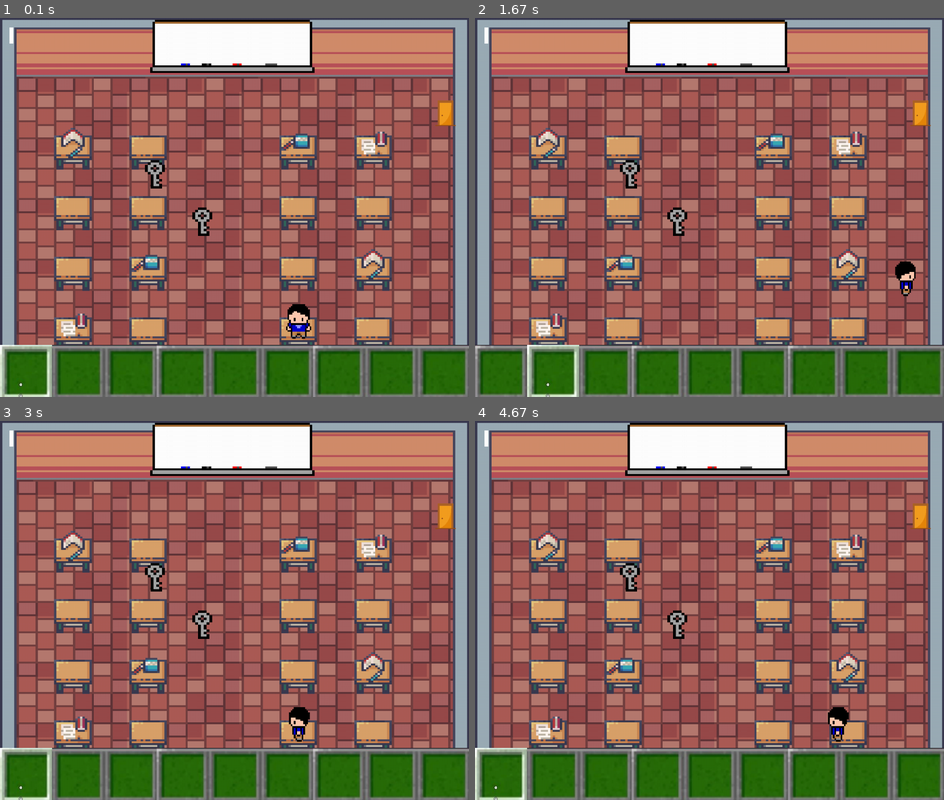
Above: before the commit, frames 1-4 (two rows, left to right).
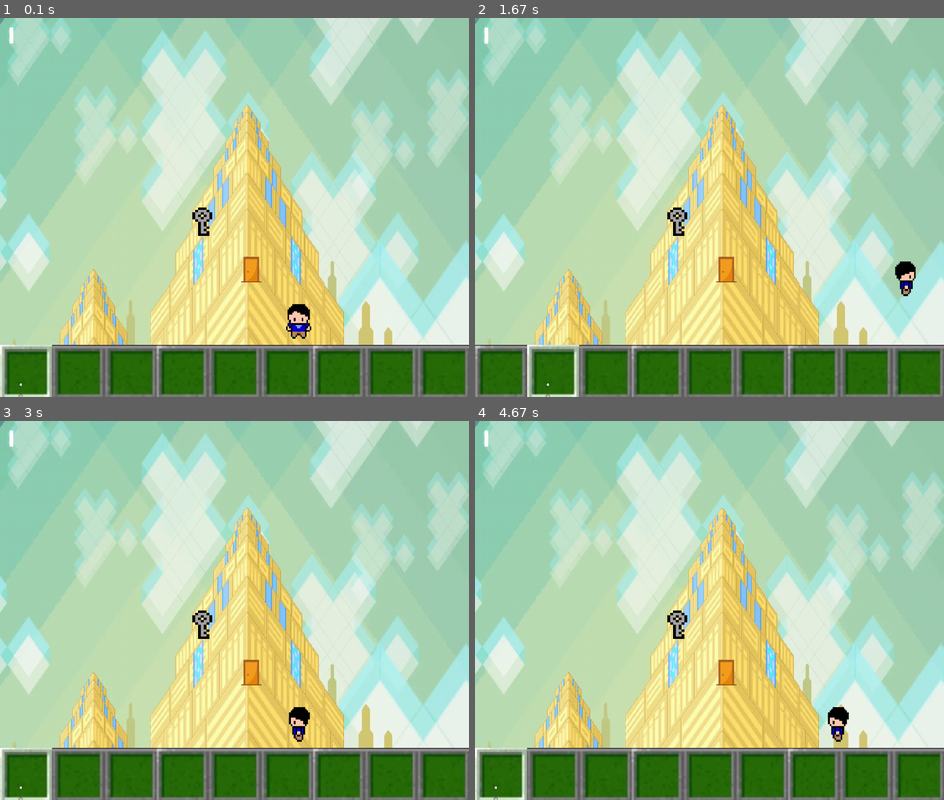
Above: after the commit, the same moments.

Repository: Aaronlongstocking97/Group-11-Pygame-Project
Game: pygame game, started from main.py
Same seed, same stepped clock (60 frames per second), same inputs: the game is played once before the commit and once after it.
Inputs:
- Up to frame 1 (0.1 s): no input
- Up to frame 2 (1.67 s): hold Right 0.33-0.8 s; hold Up 0.83-1.13 s; hold Right 1.17-1.63 s; hold D 1.17-1.63 s
- Up to frame 3 (3 s): hold Left 1.67-2.2 s; hold A 1.67-2.2 s; hold Down 2.23-2.53 s; hold Left 2.57-2.97 s; hold A 2.57-2.97 s
- Up to frame 4 (4.67 s): hold Up 3-3.37 s; hold Right 3.4-4.03 s; hold D 3.4-4.03 s; hold Down 4.07-4.43 s; hold Left from 4.47 s (still down); hold A from 4.47 s (still down)

The runs differ from the first frame. In frame 1, 86% of the frame differs, in the area x 0-100%, y 0-87%; in frame 2, 86%; in frame 3, 86%; in frame 4, 86%.

Commit message:
let the room to init itself

Diff:
--- a/GameSprites.py
+++ b/GameSprites.py
@@ -16,9 +16,9 @@
 
 BAG_IMAGE = "assets/items/bag.png"
 HOVER_IMAGE = "assets/items/hover.png"
-ROOM1 = "assets/rooms/mathroom.png"
+MATH_ROOM = "assets/rooms/mathroom.png"
 ROOM1WALLS = "assets/rooms/mathroom_clutter.png"
-ROOM2 = "assets/background2.png"
+HALLWAY = "assets/rooms/background2.png"
 
 
 # class GameSprite(pygame.sprite.Sprite, ABC):
--- a/MainGame.py
+++ b/MainGame.py
@@ -1,12 +1,14 @@
 import pygame
 from GameSprites import *
 from item import *
-from Player import Player
+from Player import *
 from bag import *
 from scene import *
 from door import *
 from dialog import *
 from key import *
+from mathroom import *
+from hallway import *
 
 # Does this still need to take in an object?
 
@@ -28,7 +30,7 @@
 
     def startGame(self):
         # Set the current room to the first room in the game.
-        self.current_room = self.room1
+        self.current_room = self.hallway
 
         while True:
             # frame rate 60 hz
@@ -48,66 +50,17 @@
         # create the player and set the position of player(testing)
         self.player = Player("assets/chararcter/character_front.png", (60, 80))
         self.player.set_position(600, 600)
-        # Create the first room
-        self.room1 = RoomOne(ROOM1)
-        # Create the second room
-        self.room2 = RoomTwo(ROOM2)
-        # Add a spice of dialog to the mix
+
+        # create rooms
+        self.math_room = MathRoom(MATH_ROOM)
+        self.hallway = Hallway(HALLWAY)
+
+        # initialize rooms
+        self.math_room.init_math_room(self)
+        self.hallway.init_hallway(self)
+
         self.dialog = Dialog()
 
-        self.door2 = Door("assets/items/door.png", ITEM_SIZE)
-        self.door2.init_door(self.room2, self.room1, (500, 500), (910, 170))
-
-        self.key2 = Key("assets/items/key.png", ITEM_SIZE)
-        self.key2.init_key(self.room2, self.door2, (400, 400),
-                           "This is the key for door2")
-
-        # The items in room one
-        self.door1 = Door("assets/items/door.png", ITEM_SIZE)
-        self.door1.init_door(self.room1, self.room2, (910, 170), (500, 500))
-
-        self.key1 = Key("assets/items/key.png", ITEM_SIZE)
-        self.key1.init_key(self.room1, self.door1, (400, 400),
-                           "This is the key for door1")
-
-        # normal item
-        self.item2 = Item("assets/items/key.png", ITEM_SIZE)
-        self.item2.set_position(300, 300)
-        self.item2.description = "This is just an item"
-        self.room1.itemsGroup.add(self.item2)
-
-        # The items in room two
-        # self.item3 = Item("assets/items/key.png", ITEM_SIZE)
-        # self.item3.set_position(200, 200)
-        # self.item4 = Item("assets/items/key.png", ITEM_SIZE)
-        # self.item4.set_position(300, 300)
-        # self.item5 = Item("assets/items/key.png", ITEM_SIZE)
-        # self.item5.set_position(400, 400)
-        # self.item6 = Item("assets/items/key.png", ITEM_SIZE)
-        # self.item6.set_position(100, 100)
-        # self.item7 = Item("assets/items/key.png", ITEM_SIZE)
-        # self.item7.set_position(50, 50)
-        # self.item8 = Item("assets/items/key.png", ITEM_SIZE)
-        # self.item8.set_position(250, 250)
-        # self.item9 = Item("assets/items/key.png", ITEM_SIZE)
-        # self.item9.set_position(200, 300)
-        # self.item0 = Item("assets/items/key.png", ITEM_SIZE)
-        # self.item0.set_position(200, 400)
-        # self.key11 = Item("assets/items/key.png", ITEM_SIZE)
-        # self.key11.set_position(200, 600)
-        # self.key12 = Item("assets/items/key.png", ITEM_SIZE)
-        # self.key12.set_position(200, 500)
-
-        # self.room2.itemsGroup.add(self.item3)
-        # self.room2.itemsGroup.add(self.item4)
-        # self.room2.itemsGroup.add(self.item5)
-        # self.room2.itemsGroup.add(self.item6)
-        # self.room2.itemsGroup.add(self.item7)
-        # self.room2.itemsGroup.add(self.item8)
-        # self.room2.itemsGroup.add(self.item9)
-        # self.room2.itemsGroup.add(self.item0)
-        # self.room2.itemsGroup.add(self.key11)
-        # self.room2.itemsGroup.add(self.key12)
 
     def __update_sprites(self):
 
--- /dev/null
+++ b/hallway.py
@@ -0,0 +1,23 @@
+from scene import *
+from door import *
+from key import *
+
+class Hallway(Scene):
+
+    def __init__(self, image):
+        super().__init__(image)
+        # all the groups in room 2
+        self.itemsGroup = pygame.sprite.Group()
+        self.keysGroup = pygame.sprite.Group()
+        self.doorGroup = pygame.sprite.Group()
+
+    def addItemTo(self, item, position, group):
+        return super().addItemTo(item, position, group)
+
+    def init_hallway(self, callback):
+        callback.door_to_math = Door("assets/items/door.png", ITEM_SIZE)
+        callback.door_to_math.init_door(self, callback.math_room, (500, 500), (910, 170))
+
+        callback.key2 = Key("assets/items/key.png", ITEM_SIZE)
+        callback.key2.init_key(self, callback.door_to_math, (400, 400),
+                           "This is the key to open the math room door")
--- a/math_equations.json
+++ b/math_equations.json
@@ -1,5 +1,8 @@
 {
     "1+1=": "2",
     "2+2=": "4",
-    "2x3=": "6"
+    "2x3=": "6",
+    "6x2=": "12",
+    "8-5=": "3",
+    "9/3=": "3"
 }
--- a/math_generator.py
+++ b/math_generator.py
@@ -21,7 +21,8 @@
     def generate(self, data):
         choice = random.randint(0, len(data) -1)
         que,ans = data.pop(choice)
+        return que, ans
 
 g = Generator("math_equations")
 
-g.generate(g.data)
+print(g.generate(g.data))
--- /dev/null
+++ b/mathroom.py
@@ -0,0 +1,28 @@
+from scene import *
+from math_generator import *
+from door import *
+from key import *
+
+class MathRoom(Scene):
+
+    def __init__(self, image):
+        super().__init__(image)
+        # all the groups in room 1
+        self.itemsGroup = pygame.sprite.Group()
+        self.keysGroup = pygame.sprite.Group()
+        self.doorGroup = pygame.sprite.Group()
+        # self.walls = GameSprite(ROOM1WALLS, 0, (990,800))
+        # self.walls.mask = pygame.mask.from_surface(self.walls.image)
+
+    def addItemTo(self, item, position, group):
+        return super().addItemTo(item, position, group)
+
+    def init_math_room(self, callback):
+        self.questions = Generator("math_equations")
+
+        callback.math_door = Door("assets/items/door.png", ITEM_SIZE)
+        callback.math_door.init_door(self, callback.hallway, (910, 170), (500, 500))
+
+        callback.key1 = Key("assets/items/key.png", ITEM_SIZE)
+        callback.key1.init_key(self, callback.math_door, (400, 400),
+                           "This is the key to enter the hallway")
--- a/scene.py
+++ b/scene.py
@@ -1,6 +1,4 @@
 from GameSprites import *
-from item import *
-# from Player import *
 from bag import *
 
 
@@ -16,31 +14,3 @@
         x = position.x - 50
         y = position.y
         item.set_position(x, y)
-
-
-class RoomOne(Scene):
-
-    def __init__(self, image):
-        super().__init__(image)
-        # all the groups in room 1
-        self.itemsGroup = pygame.sprite.Group()
-        self.keysGroup = pygame.sprite.Group()
-        self.doorGroup = pygame.sprite.Group()
-        # self.walls = GameSprite(ROOM1WALLS, 0, (990,800))
-        # self.walls.mask = pygame.mask.from_surface(self.walls.image)
-
-    def addItemTo(self, item, position, group):
-        return super().addItemTo(item, position, group)
-
-
-class RoomTwo(Scene):
-
-    def __init__(self, image):
-        super().__init__(image)
-        # all the groups in room 2
-        self.itemsGroup = pygame.sprite.Group()
-        self.keysGroup = pygame.sprite.Group()
-        self.doorGroup = pygame.sprite.Group()
-
-    def addItemTo(self, item, position, group):
-        return super().addItemTo(item, position, group)
Binary file removed: assets/background.png
Renamed: assets/background2.png -> assets/rooms/background2.png
